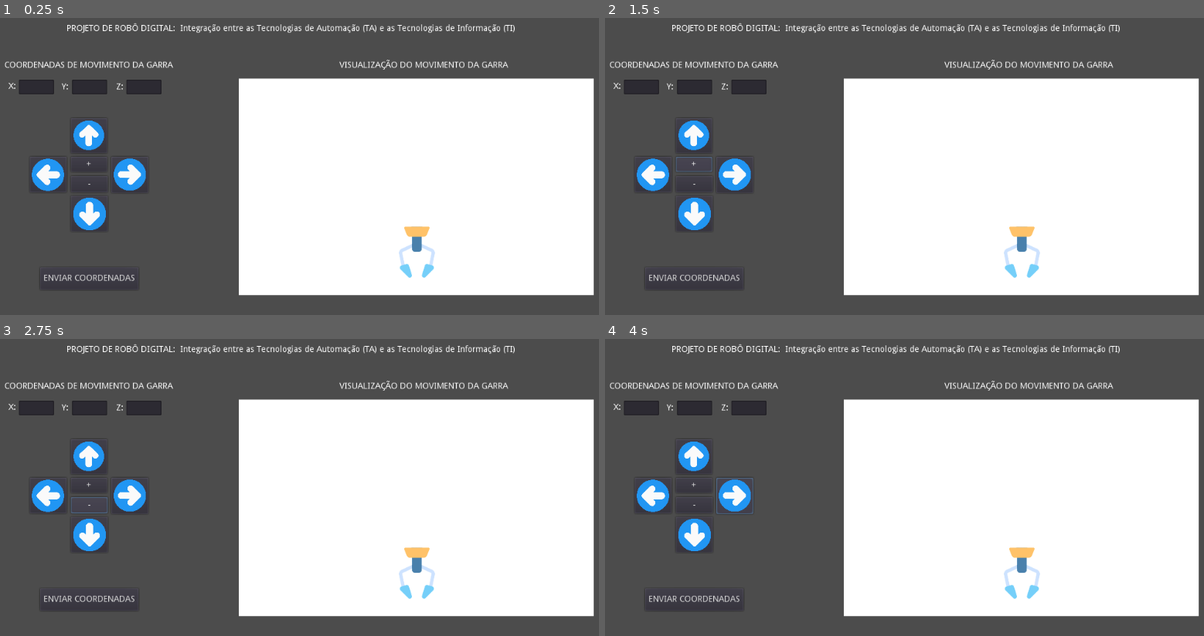
Above: before the commit, frames 1-4 (two rows, left to right).
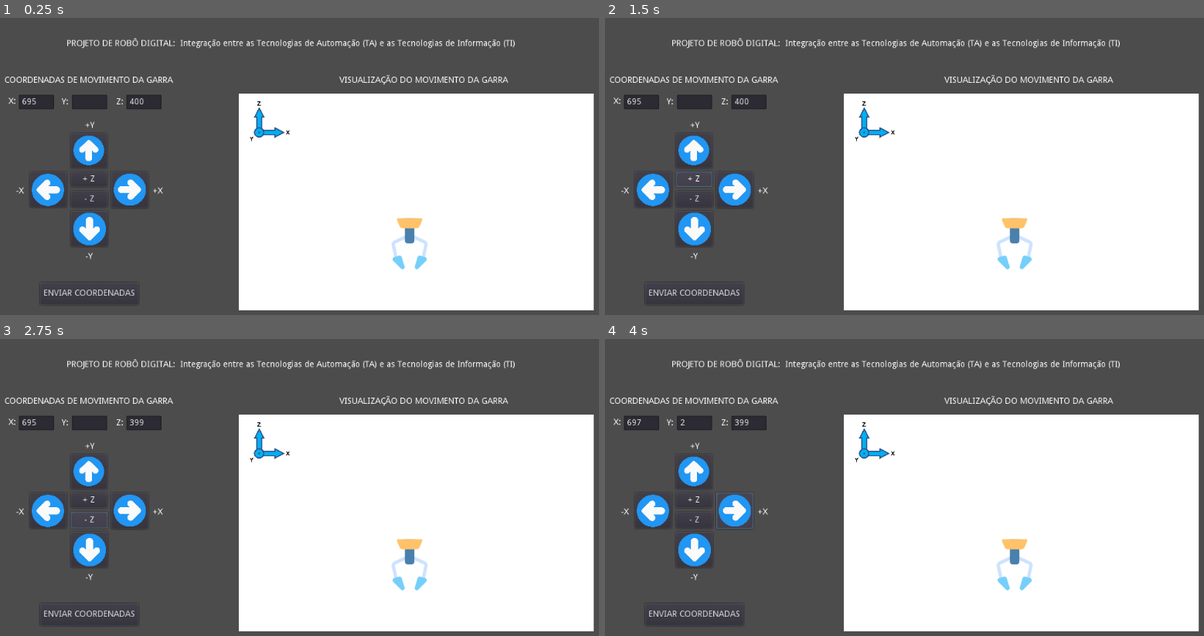
Above: after the commit, the same moments.

Repository: luizfsborges/inteli-robo-digital-luiz-borges
Game: Godot game, scene res://Node2D.tscn
Two runs of this game, one before a commit and one after it. Both use one fixed random seed, a clock stepped at 60 frames per second and the inputs below.
Inputs (mouse positions are in pixels of both pictures, inside the frame that each line leads up to; where the layout moved, square brackets give the same spot in the first picture):
- Up to frame 1 (0.25 s): no input
- Up to frame 2 (1.5 s): click "ENVIAR COORDENADAS" at 0.5 s; click "+" (after the commit: "+ Z") at 1.25 s
- Up to frame 3 (2.75 s): click "-" (after the commit: "- Z") at 2 s
- Up to frame 4 (4 s): click (694, 472) [694, 457] at 2.75 s; click (736, 511) [736, 496] at 3.5 s

The runs differ from the first frame. In frame 1, 14% of the frame differs, in the area x 0-100%, y 1-99%; in frame 2, 14%; in frame 3, 14%; in frame 4, 14%.

Commit message:
[Resolução de conflitos nas movimentações entre x e y e adição de de coordenadas na interface grafica]

Diff:
--- a/robo_digital_godot/Node2D.gd
+++ b/robo_digital_godot/Node2D.gd
@@ -2,6 +2,15 @@
 
 var client = WebSocketClient.new()
 var url = "ws://localhost:5000"
+
+var zero_x = 695
+var zero_z = 400
+
+var limite_x_direita = 950
+var limite_x_esquerda = 460
+
+var limite_z_cima = 130
+var limite_z_baixo = 400
 
 func _ready():
 	#client.connect("connection_closed", self, "connection_closed")
@@ -15,11 +24,16 @@
 		set_process(false)
 		print("Conexão mal sucedida")
 
-# Called every frame. 'delta' is the elapsed time since the previous frame.
+	get_node("Label_X").get_child(0).set_text(str(zero_x))
+	get_node("Label_Z").get_child(0).set_text(str(zero_z))
+
+	$Sprite_garra.position = Vector2(zero_x, zero_z)
+
 func _process(delta):
 
-	#mostra_coordenada_x(678)
 	client.poll()
+
+	#print(get_viewport().get_mouse_position())
 
 	if $Button_frente.pressed:
 		decrementar_y()
@@ -35,35 +49,41 @@
 		decrementar_z()
 
 func exibe_feedback(mensagem_retorno):
-	get_node("Label_feedback_coordenadas").set_text(str(mensagem_retorno))
+	var mensagem_exibicao = str(mensagem_retorno.replace('"', '').replace(':', ': '))
+	get_node("Label_feedback_coordenadas").set_text(mensagem_exibicao)
 
 func mensagem_recebida():
 	var mensagem = client.get_peer(1).get_packet().get_string_from_utf8()
 	exibe_feedback(mensagem)
 
 	var movimentos = mensagem.replace('"', '').split(":")
+
 	var movimento_x = float(movimentos[1])
 	var movimento_y = float(movimentos[3])
 	var movimento_z = float(movimentos[5])
 
-	$Sprite_garra.move_local_x(movimento_x)
-	$Sprite_garra.move_local_y(movimento_y)
-	$Sprite_garra.scale.x = movimento_z*0.01
-	$Sprite_garra.scale.y = movimento_z*0.01
+	var x_atual = $Sprite_garra.position.x
+	var z_atual = $Sprite_garra.position.y
 
+	mover_garra(x_atual, z_atual, movimento_x, movimento_z, $Sprite_garra)
 
 func manda_mensagem(mensagem_enviada):
 	client.get_peer(1).put_packet(JSON.print(mensagem_enviada).to_utf8())
 
-
-var incremento_x = 0
+var incremento_x = zero_x
 func incrementar_x():
-	incremento_x += 1
-	get_node("Label_X").get_child(0).set_text(str(incremento_x))
+	if incremento_x <= limite_x_direita:
+		incremento_x += 1
+		get_node("Label_X").get_child(0).set_text(str(incremento_x))
+	else:
+		get_node("Label_X").get_child(0).set_text(str(limite_x_direita))
 
 func decrementar_x():
-	incremento_x -= 1
-	get_node("Label_X").get_child(0).set_text(str(incremento_x))
+	if incremento_x >= limite_x_esquerda:
+		incremento_x -= 1
+		get_node("Label_X").get_child(0).set_text(str(incremento_x))
+	else:
+		get_node("Label_X").get_child(0).set_text(str(limite_x_esquerda))
 
 var incremento_y = 0
 func incrementar_y():
@@ -74,14 +94,20 @@
 	incremento_y -= 1
 	get_node("Label_Y").get_child(0).set_text(str(incremento_y))
 
-var incremento_z = 0
+var incremento_z = zero_z
 func incrementar_z():
-	incremento_z += 1
-	get_node("Label_Z").get_child(0).set_text(str(incremento_z))
+	if incremento_z <= limite_z_baixo:
+		incremento_z += 1
+		get_node("Label_Z").get_child(0).set_text(str(incremento_z))
+	else:
+		get_node("Label_Z").get_child(0).set_text(str(limite_z_baixo))
 
 func decrementar_z():
-	incremento_z -= 1
-	get_node("Label_Z").get_child(0).set_text(str(incremento_z))
+	if incremento_z >= limite_z_cima:
+		incremento_z -= 1
+		get_node("Label_Z").get_child(0).set_text(str(incremento_z))
+	else:
+		get_node("Label_Z").get_child(0).set_text(str(limite_z_cima))
 
 func _on_Button_enviar_pressed():
 	var coordenada_x = get_node("Label_X").get_child(0).text
@@ -90,3 +116,35 @@
 	var coordenadas_movimentacao = "X:" + coordenada_x + ":Y:" + \
 	coordenada_y + ":Z:" + coordenada_z
 	manda_mensagem(coordenadas_movimentacao)
+
+func mover_garra(posicao_atual_x, posicao_atual_z, \
+				posicao_x, posicao_z, sprite_movimentacao):
+
+	var delta_deslocamento_x = abs(posicao_x - posicao_atual_x)
+	var delta_deslocamento_z = abs(posicao_z - posicao_atual_z)
+	var delta_deslocamento = max(delta_deslocamento_x, delta_deslocamento_z)
+
+	if delta_deslocamento_x > 0:
+
+		for i in range(delta_deslocamento_x):
+			if i < delta_deslocamento_x:
+				if posicao_x > posicao_atual_x:
+					posicao_atual_x += 1
+					sprite_movimentacao.position = Vector2(posicao_atual_x, posicao_atual_z)
+
+				elif posicao_x < posicao_atual_x:
+					posicao_atual_x-= 1
+					sprite_movimentacao.position = Vector2(posicao_atual_x, posicao_atual_z)
+			yield(get_tree().create_timer(0.01), "timeout")
+
+	if delta_deslocamento_z > 0:
+
+		for i in range(delta_deslocamento_z):
+			if posicao_z > posicao_atual_z:
+				posicao_atual_z += 1
+				sprite_movimentacao.position = Vector2(posicao_atual_x, posicao_atual_z)
+
+			elif posicao_z < posicao_atual_z:
+				posicao_atual_z-=1
+				sprite_movimentacao.position = Vector2(posicao_atual_x, posicao_atual_z)
+			yield(get_tree().create_timer(0.01), "timeout")
--- a/robo_digital_godot/Node2D.tscn
+++ b/robo_digital_godot/Node2D.tscn
@@ -1,18 +1,19 @@
-[gd_scene load_steps=5 format=2]
+[gd_scene load_steps=6 format=2]
 
 [ext_resource path="res://Node2D.gd" type="Script" id=1]
 [ext_resource path="res://892692.png" type="Texture" id=2]
 [ext_resource path="res://Solid_white.svg.webp" type="Texture" id=3]
 [ext_resource path="res://jhgv.png" type="Texture" id=4]
+[ext_resource path="res://coordenadas.png" type="Texture" id=5]
 
 [node name="Node2D" type="Node2D"]
 script = ExtResource( 1 )
 
 [node name="Button_tras" type="Button" parent="."]
 margin_left = 134.0
-margin_top = 191.0
+margin_top = 216.0
 margin_right = 194.0
-margin_bottom = 249.0
+margin_bottom = 274.0
 __meta__ = {
 "_edit_use_anchors_": false
 }
@@ -24,9 +25,9 @@
 
 [node name="Button_direita" type="Button" parent="."]
 margin_left = 201.0
-margin_top = 255.0
+margin_top = 280.0
 margin_right = 262.0
-margin_bottom = 315.0
+margin_bottom = 340.0
 __meta__ = {
 "_edit_use_anchors_": false
 }
@@ -39,9 +40,9 @@
 
 [node name="Button_frente" type="Button" parent="."]
 margin_left = 134.0
-margin_top = 320.0
+margin_top = 345.0
 margin_right = 195.0
-margin_bottom = 379.0
+margin_bottom = 404.0
 __meta__ = {
 "_edit_use_anchors_": false
 }
@@ -54,9 +55,9 @@
 
 [node name="Button_esquerda" type="Button" parent="."]
 margin_left = 66.0
-margin_top = 255.0
+margin_top = 280.0
 margin_right = 127.0
-margin_bottom = 314.0
+margin_bottom = 339.0
 __meta__ = {
 "_edit_use_anchors_": false
 }
@@ -69,9 +70,9 @@
 
 [node name="Label_X" type="Label" parent="."]
 margin_left = 31.0
-margin_top = 131.0
+margin_top = 156.0
 margin_right = 43.0
-margin_bottom = 145.0
+margin_bottom = 170.0
 text = "X:"
 __meta__ = {
 "_edit_use_anchors_": false
@@ -88,9 +89,9 @@
 
 [node name="Label_Y" type="Label" parent="."]
 margin_left = 119.0
-margin_top = 132.0
+margin_top = 157.0
 margin_right = 132.0
-margin_bottom = 146.0
+margin_bottom = 171.0
 text = "Y:"
 __meta__ = {
 "_edit_use_anchors_": false
@@ -107,9 +108,9 @@
 
 [node name="Button_enviar" type="Button" parent="."]
 margin_left = 83.0
-margin_top = 439.0
+margin_top = 464.0
 margin_right = 246.0
-margin_bottom = 476.0
+margin_bottom = 501.0
 text = "ENVIAR COORDENADAS"
 __meta__ = {
 "_edit_use_anchors_": false
@@ -117,29 +118,29 @@
 
 [node name="Button_levantar" type="Button" parent="."]
 margin_left = 134.0
-margin_top = 255.0
+margin_top = 280.0
 margin_right = 194.0
-margin_bottom = 280.0
-text = "+"
+margin_bottom = 305.0
+text = "+ Z"
 __meta__ = {
 "_edit_use_anchors_": false
 }
 
 [node name="Button_abaixar" type="Button" parent="."]
 margin_left = 134.0
-margin_top = 287.0
+margin_top = 312.0
 margin_right = 195.0
-margin_bottom = 314.0
-text = "-"
+margin_bottom = 339.0
+text = "- Z"
 __meta__ = {
 "_edit_use_anchors_": false
 }
 
 [node name="Label_Z" type="Label" parent="."]
 margin_left = 209.0
-margin_top = 132.0
+margin_top = 157.0
 margin_right = 221.0
-margin_bottom = 146.0
+margin_bottom = 171.0
 text = "Z:"
 __meta__ = {
 "_edit_use_anchors_": false
@@ -156,39 +157,39 @@
 
 [node name="Label_info_ccordenadas" type="Label" parent="."]
 margin_left = 24.0
-margin_top = 96.0
+margin_top = 121.0
 margin_right = 303.0
-margin_bottom = 110.0
+margin_bottom = 135.0
 text = "COORDENADAS DE MOVIMENTO DA GARRA"
 __meta__ = {
 "_edit_use_anchors_": false
 }
 
 [node name="Sprite_area_garra" type="Sprite" parent="."]
-position = Vector2( 706, 305 )
+position = Vector2( 706, 330 )
 scale = Vector2( 0.287109, 0.175781 )
 texture = ExtResource( 3 )
 
 [node name="Sprite_garra" type="Sprite" parent="."]
-position = Vector2( 707, 414 )
+position = Vector2( 707, 439 )
 scale = Vector2( 0.362069, 0.362069 )
 texture = ExtResource( 4 )
 
 [node name="Label_titulo_garra" type="Label" parent="."]
 margin_left = 579.0
-margin_top = 96.0
+margin_top = 121.0
 margin_right = 858.0
-margin_bottom = 110.0
+margin_bottom = 135.0
 text = "VISUALIZAÇÃO DO MOVIMENTO DA GARRA"
 __meta__ = {
 "_edit_use_anchors_": false
 }
 
 [node name="Label_feedback_coordenadas" type="Label" parent="."]
-margin_left = 421.0
-margin_top = 132.0
-margin_right = 594.0
-margin_bottom = 146.0
+margin_left = 858.0
+margin_top = 157.0
+margin_right = 989.0
+margin_bottom = 171.0
 custom_colors/font_color = Color( 0, 0, 0, 1 )
 custom_colors/font_color_shadow = Color( 0, 0, 0, 1 )
 __meta__ = {
@@ -197,12 +198,57 @@
 
 [node name="Label_titulo_geral" type="Label" parent="."]
 margin_left = 127.0
-margin_top = 35.0
+margin_top = 60.0
 margin_right = 873.0
-margin_bottom = 49.0
+margin_bottom = 74.0
 text = "PROJETO DE ROBÔ DIGITAL:  Integração entre as Tecnologias de Automação (TA) e as Tecnologias de Informação (TI)"
 __meta__ = {
 "_edit_use_anchors_": false
 }
 
+[node name="Sprite_coordenadas" type="Sprite" parent="."]
+position = Vector2( 463, 197 )
+scale = Vector2( 0.0869746, 0.0869746 )
+texture = ExtResource( 5 )
+
+[node name="Label_X+" type="Label" parent="."]
+margin_left = 270.0
+margin_top = 305.0
+margin_right = 286.0
+margin_bottom = 319.0
+text = "+X"
+__meta__ = {
+"_edit_use_anchors_": false
+}
+
+[node name="Label_X-" type="Label" parent="."]
+margin_left = 43.0
+margin_top = 305.0
+margin_right = 59.0
+margin_bottom = 319.0
+text = "-X"
+__meta__ = {
+"_edit_use_anchors_": false
+}
+
+[node name="Label_Y-" type="Label" parent="."]
+margin_left = 158.0
+margin_top = 414.0
+margin_right = 174.0
+margin_bottom = 428.0
+text = "-Y"
+__meta__ = {
+"_edit_use_anchors_": false
+}
+
+[node name="Label_Y+" type="Label" parent="."]
+margin_left = 158.0
+margin_top = 196.0
+margin_right = 174.0
+margin_bottom = 210.0
+text = "+Y"
+__meta__ = {
+"_edit_use_anchors_": false
+}
+
 [connection signal="pressed" from="Button_enviar" to="." method="_on_Button_enviar_pressed"]
Binary file added: robo_digital_godot/coordenadas.png
Not shown, added: robo_digital_godot/coordenadas.png.import
Not shown, added: servidor_controle_robo_virtual.py
